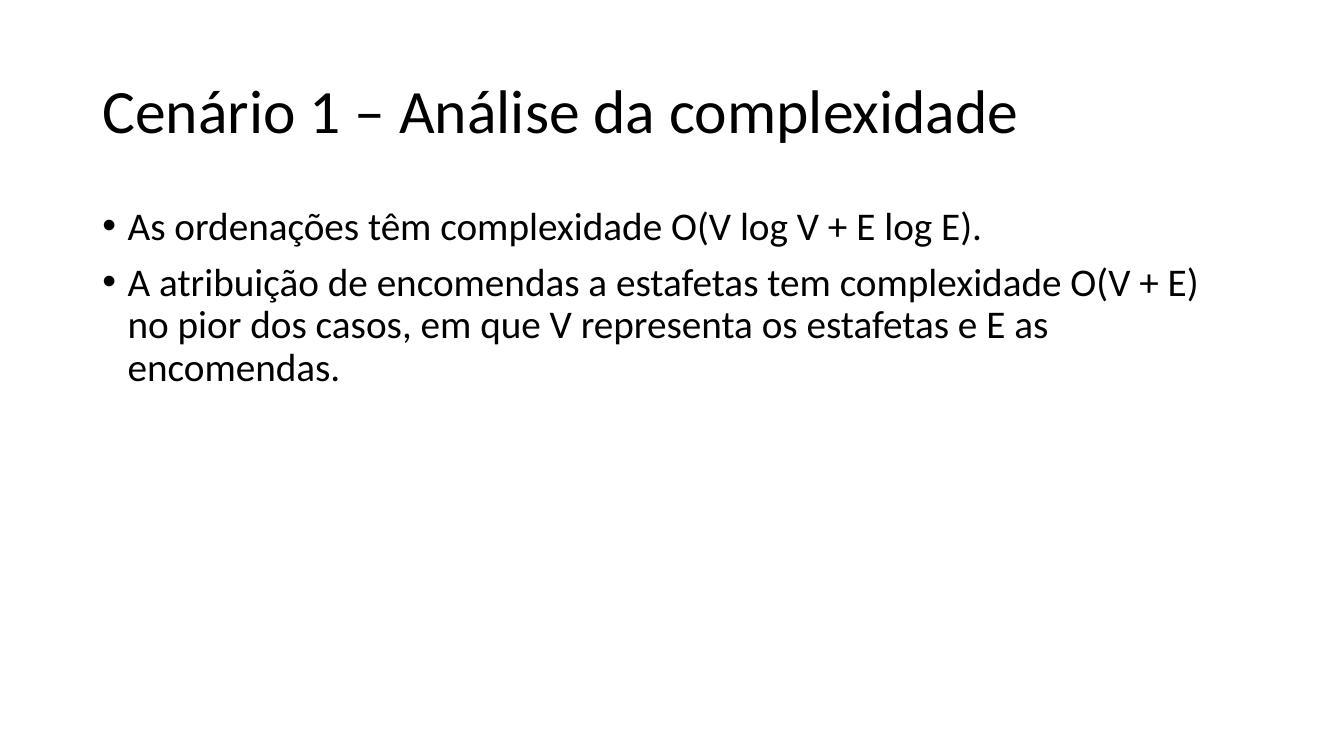
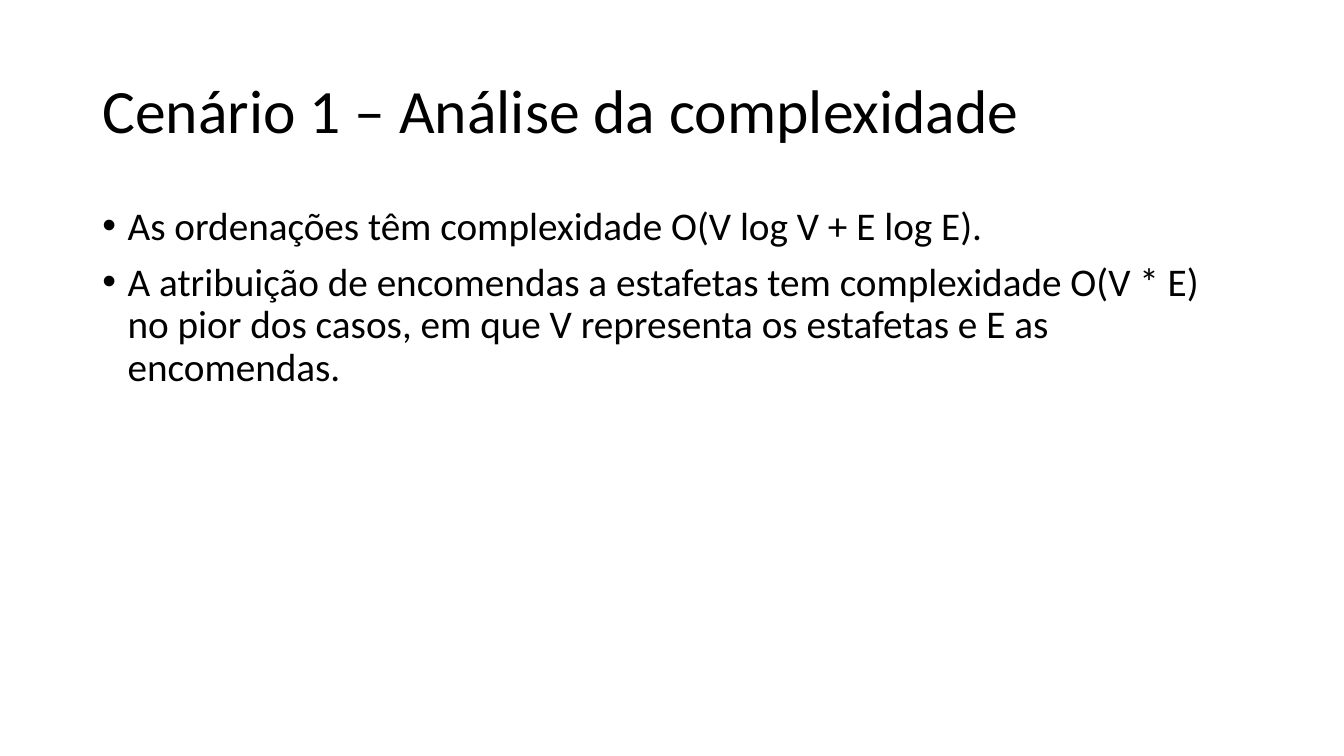
Before and after one commit to ttoino/feup-da-proj1, a slide deck: slide 6 of report/DA – Projeto 1 G12.pptx (slide 5 before the commit). Drawn at 1344x756 pixels with LibreOffice and Linux fonts; fonts in the diff are those of the drawing. Boxes give left, top, right and bottom in pixels: in the first picture for what was removed or moved away, otherwise in the second. Text is boxed around its words. In the diff, an @@ line names an element or a change of style, - is before the commit and + after.

```diff
--- a/report/DA – Projeto 1 G12.pptx
+++ b/report/DA – Projeto 1 G12.pptx
@@ text at box(128, 267, 1199, 382): text changed @@
-• A atribuição de encomendas a estafetas tem complexidade O(V + E) no pior dos casos, em que V representa os estafetas e E as encomendas.
+• A atribuição de encomendas a estafetas tem complexidade O(V * E) no pior dos casos, em que V representa os estafetas e E as encomendas.
```
Also in this commit, not shown: 7 other slides changed, 1 slide added.
